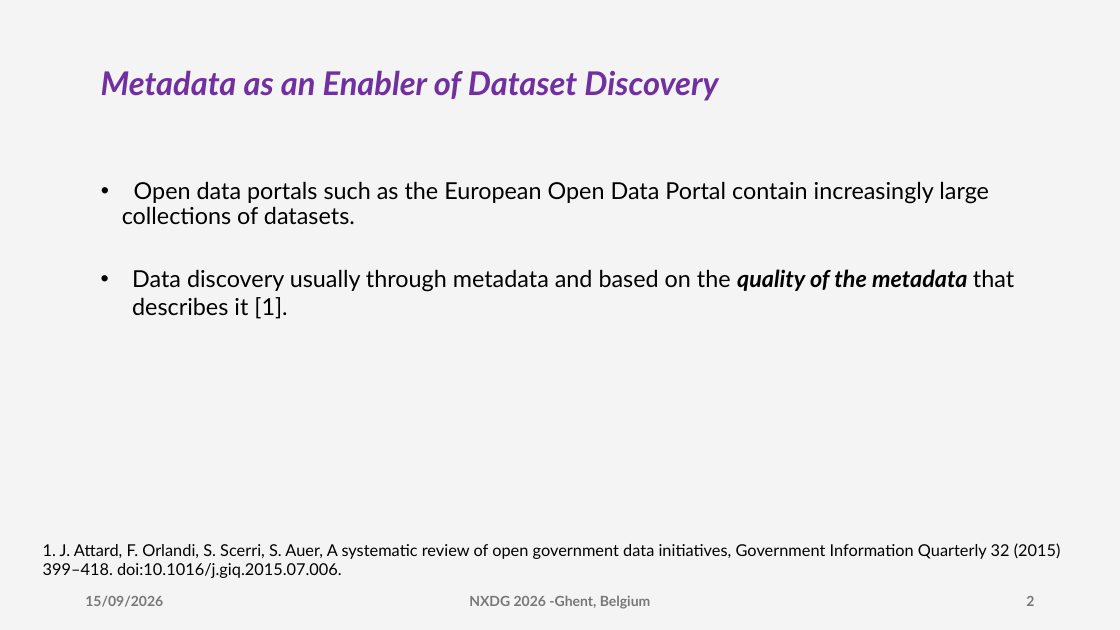
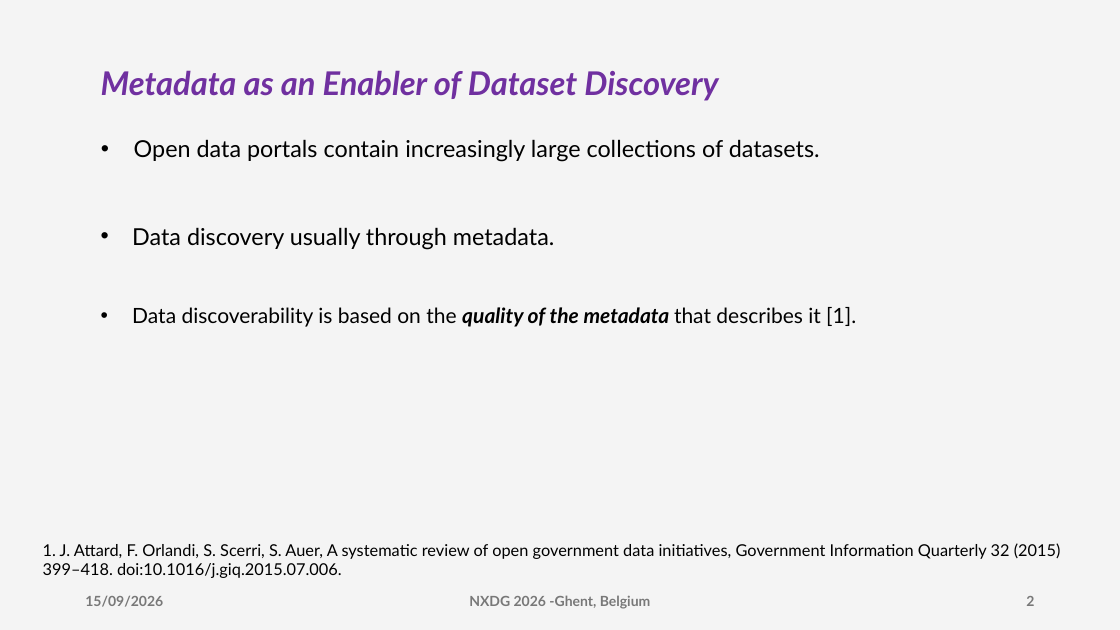
Before and after one commit to DeperiasKerre/deperiaskerre.github.io, a slide deck: slide 2 of slides/nxdg_2026_Deperias.pptx. Drawn at 1120x630 pixels with LibreOffice and Linux fonts; fonts in the diff are those of the drawing. Boxes give left, top, right and bottom in pixels: in the first picture for what was removed or moved away, otherwise in the second. Text is boxed around its words. In the diff, an @@ line names an element or a change of style, - is before the commit and + after.

```diff
--- a/slides/nxdg_2026_Deperias.pptx
+++ b/slides/nxdg_2026_Deperias.pptx
@@ text at [134, 139, 820, 162]: text changed @@
-• Open data portals such as the European Open Data Portal contain increasingly large collections of datasets.
+• Open data portals contain increasingly large collections of datasets.
@@ text at [132, 227, 555, 250]: text changed @@
-• Data discovery usually through metadata and based on the quality of the metadata that describes it [1].
+• Data discovery usually through metadata.
@@ text added at [132, 307, 856, 327], 18 pt, text #000000 @@
+• Data discoverability is based on the quality of the metadata that describes it [1].
```
Also in this commit, not shown: 6 other slides changed.
